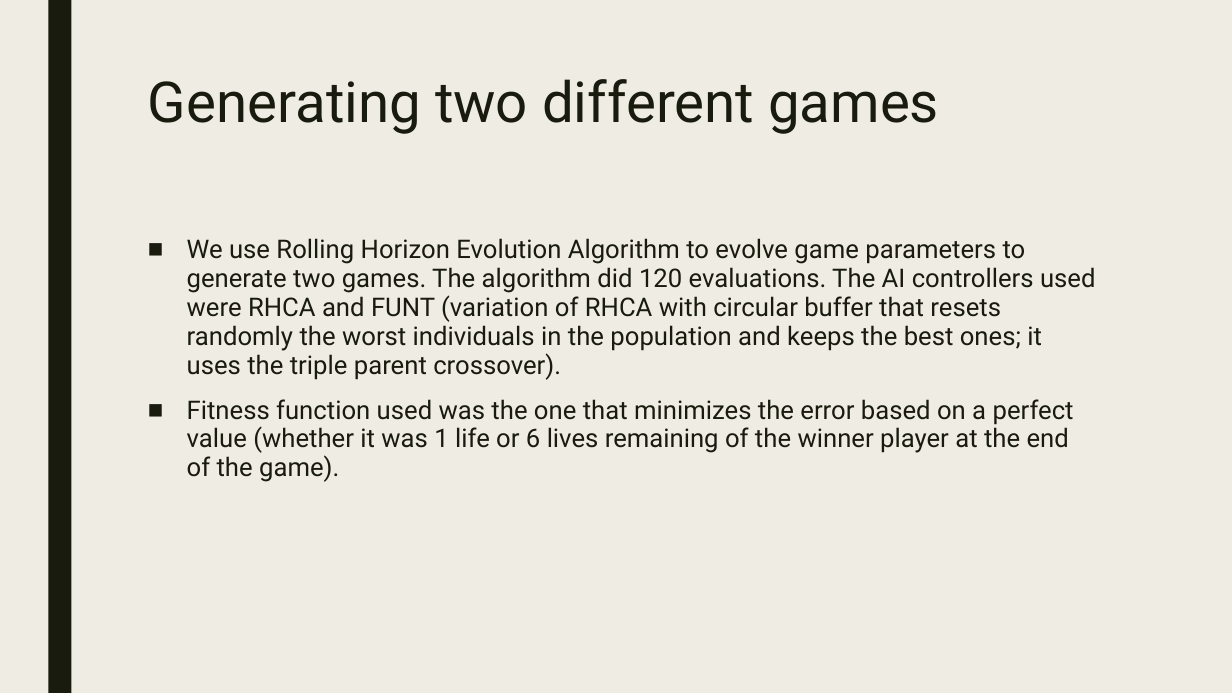
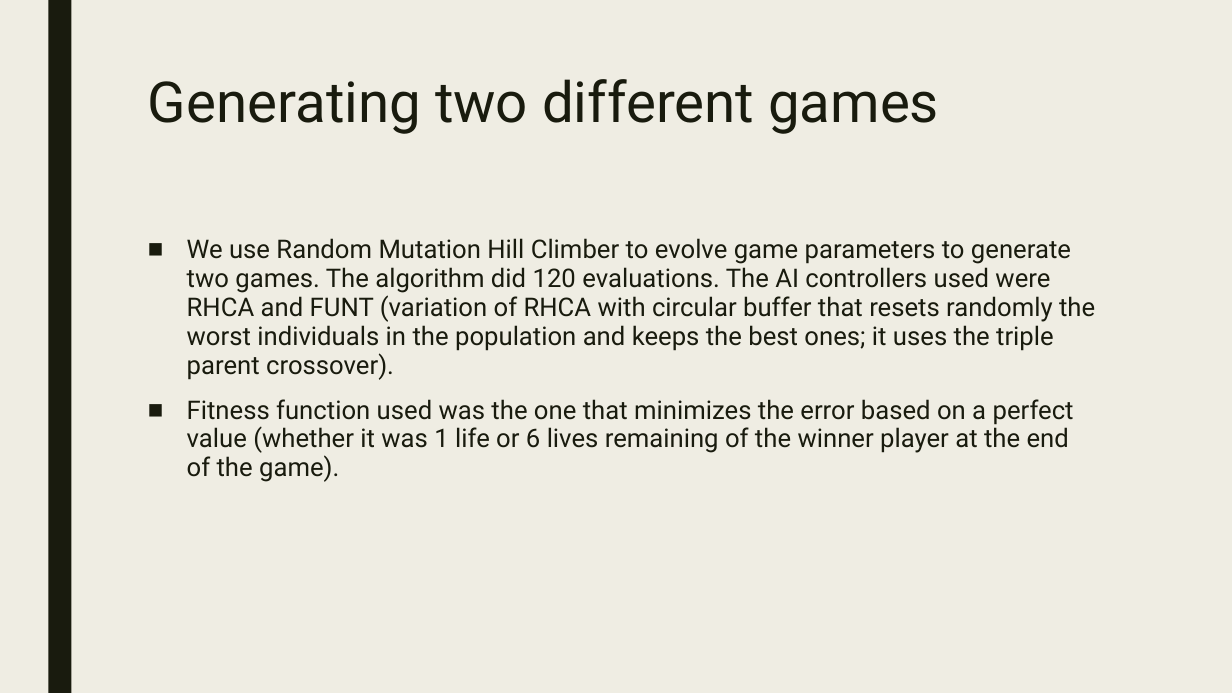
Before and after one commit to bernardotc/CE810-2, a slide deck: slide 5 of Paper Presentation.pptx. Drawn at 1232x693 pixels with LibreOffice and Linux fonts; fonts in the diff are those of the drawing. Boxes give left, top, right and bottom in pixels: in the first picture for what was removed or moved away, otherwise in the second. Text is boxed around its words. In the diff, an @@ line names an element or a change of style, - is before the commit and + after.

```diff
--- a/Paper Presentation.pptx
+++ b/Paper Presentation.pptx
@@ text at box(187, 238, 1095, 380): text changed @@
-■ We use Rolling Horizon Evolution Algorithm to evolve game parameters to generate two games. The algorithm did 120 evaluations. The AI controllers used were RHCA and FUNT (variation of RHCA with circular buffer that resets randomly the worst individuals in the population and keeps the best ones; it uses the triple parent crossover).
+■ We use Random Mutation Hill Climber to evolve game parameters to generate two games. The algorithm did 120 evaluations. The AI controllers used were RHCA and FUNT (variation of RHCA with circular buffer that resets randomly the worst individuals in the population and keeps the best ones; it uses the triple parent crossover).
```
